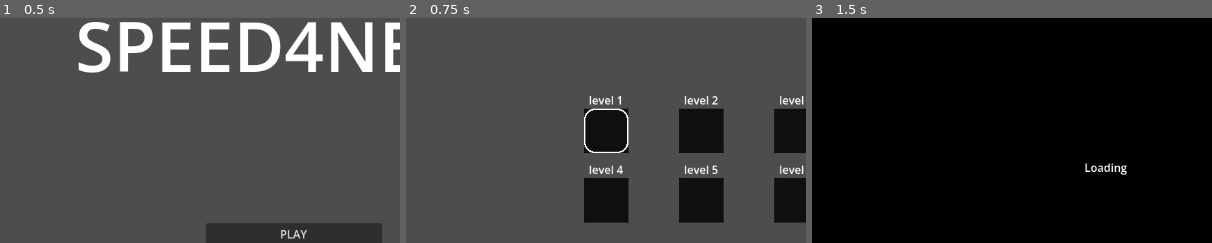
Above: before the commit, frames 1-3 (left to right).
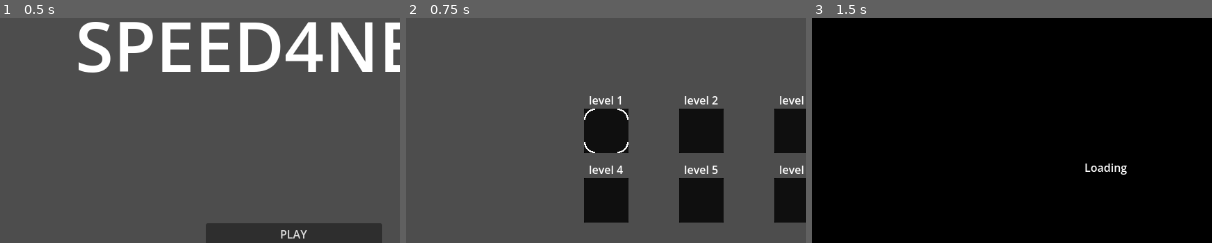
Above: after the commit, the same moments.

Repository: Lilianbazantay/Speed4Need
Game: Godot game, scene res://scenes/MainMenu/MainMenu.tscn
The game is run twice, just before and just after one commit, with the same random seed, the same clock (stepped at 60 frames per second) and the same inputs. The engine's default icon, where the game draws it, is replaced by a stand-in: a white triangle on a blue panel in a dark square.
Inputs (mouse positions are % of the whole screen's width and height, from its top left):
- Up to frame 1 (0.5 s): no input
- Up to frame 2 (0.75 s): click "PLAY" at 0.5 s
- Up to frame 3 (1.5 s): click (38, 42) at 1.27 s
The pictures show only the part of the screen within x 13-63%, y 17-67%; the shares and areas given below are measured in that part.

Frame 1 is identical in both runs. In frame 2, 0.2% of the frame differs, in the area x 44-56%, y 40-60%; in frame 3, nothing differs.

Commit message:
feat(square_selector): add dynamic sized selection area

Diff:
--- a/scenes/level_select/level_select.tscn
+++ b/scenes/level_select/level_select.tscn
@@ -2,8 +2,7 @@
 
 [ext_resource type="Script" uid="uid://xo1l24u3xdfe" path="res://scenes/level_select/level_select.gd" id="1_jsq2b"]
 [ext_resource type="PackedScene" uid="uid://qv7dqu8taiae" path="res://scenes/level_select/level_icon.tscn" id="2_06eje"]
-[ext_resource type="PackedScene" uid="uid://noj40gcmeb0g" path="res://scenes/level_select/player_icon.tscn" id="3_yhcoq"]
-[ext_resource type="Texture2D" uid="uid://c3hnbrf5kd75m" path="res://Assets/selection_square.png" id="4_3c84o"]
+[ext_resource type="PackedScene" uid="uid://cu5uenq80hxel" path="res://scenes/level_select/square_selector.tscn" id="3_vdlig"]
 
 [node name="LevelSelect" type="Control" unique_id=548847070]
 layout_mode = 3
@@ -63,6 +62,7 @@
 size_flags_horizontal = 2
 level_index = 6
 
-[node name="PlayerIcon" parent="." unique_id=735070891 instance=ExtResource("3_yhcoq")]
+[node name="PlayerIcon" parent="." unique_id=498701359 instance=ExtResource("3_vdlig")]
 layout_mode = 1
-texture = ExtResource("4_3c84o")
+offset_right = -1088.0
+offset_bottom = -584.0
--- a/scenes/level_select/player_icon.tscn
+++ b/scenes/level_select/player_icon.tscn
@@ -1,11 +1,15 @@
 [gd_scene format=3 uid="uid://noj40gcmeb0g"]
 
-[ext_resource type="Texture2D" uid="uid://dog5xa0xousvp" path="res://icon.svg" id="1_2p2ps"]
+[ext_resource type="PackedScene" uid="uid://cu5uenq80hxel" path="res://scenes/level_select/square_selector.tscn" id="1_phvjc"]
 
-[node name="PlayerIcon" type="TextureRect" unique_id=735070891]
+[node name="PlayerIcon" type="Control" unique_id=1873672551]
+layout_mode = 3
+anchors_preset = 0
 offset_right = 64.0
 offset_bottom = 64.0
 pivot_offset_ratio = Vector2(32, 32)
 mouse_filter = 2
-texture = ExtResource("1_2p2ps")
-expand_mode = 1
+
+[node name="SquareSelector" parent="." unique_id=498701359 instance=ExtResource("1_phvjc")]
+layout_mode = 1
+metadata/_edit_use_anchors_ = true
--- /dev/null
+++ b/scenes/level_select/square_selector.tscn
@@ -0,0 +1,55 @@
+[gd_scene format=3 uid="uid://cu5uenq80hxel"]
+
+[ext_resource type="Texture2D" uid="uid://c3hnbrf5kd75m" path="res://Assets/selection_square.png" id="1_5feng"]
+
+[node name="SquareSelector" type="Control" unique_id=498701359]
+layout_mode = 3
+anchors_preset = 15
+anchor_right = 1.0
+anchor_bottom = 1.0
+grow_horizontal = 2
+grow_vertical = 2
+mouse_filter = 2
+
+[node name="TopLeft" type="TextureRect" parent="." unique_id=1558925242]
+layout_mode = 0
+offset_right = 16.0
+offset_bottom = 16.0
+texture = ExtResource("1_5feng")
+
+[node name="TopRight" type="TextureRect" parent="." unique_id=1549773367]
+layout_mode = 1
+anchors_preset = 1
+anchor_left = 1.0
+anchor_right = 1.0
+offset_left = -16.0
+offset_bottom = 16.0
+grow_horizontal = 0
+texture = ExtResource("1_5feng")
+flip_h = true
+
+[node name="BottomLeft" type="TextureRect" parent="." unique_id=1973455534]
+layout_mode = 1
+anchors_preset = 2
+anchor_top = 1.0
+anchor_bottom = 1.0
+offset_top = -16.0
+offset_right = 16.0
+grow_vertical = 0
+texture = ExtResource("1_5feng")
+flip_v = true
+
+[node name="BottomRight" type="TextureRect" parent="." unique_id=873054498]
+layout_mode = 1
+anchors_preset = 3
+anchor_left = 1.0
+anchor_top = 1.0
+anchor_right = 1.0
+anchor_bottom = 1.0
+offset_left = -16.0
+offset_top = -16.0
+grow_horizontal = 0
+grow_vertical = 0
+texture = ExtResource("1_5feng")
+flip_h = true
+flip_v = true
Binary file changed: Assets/selection_square.png
